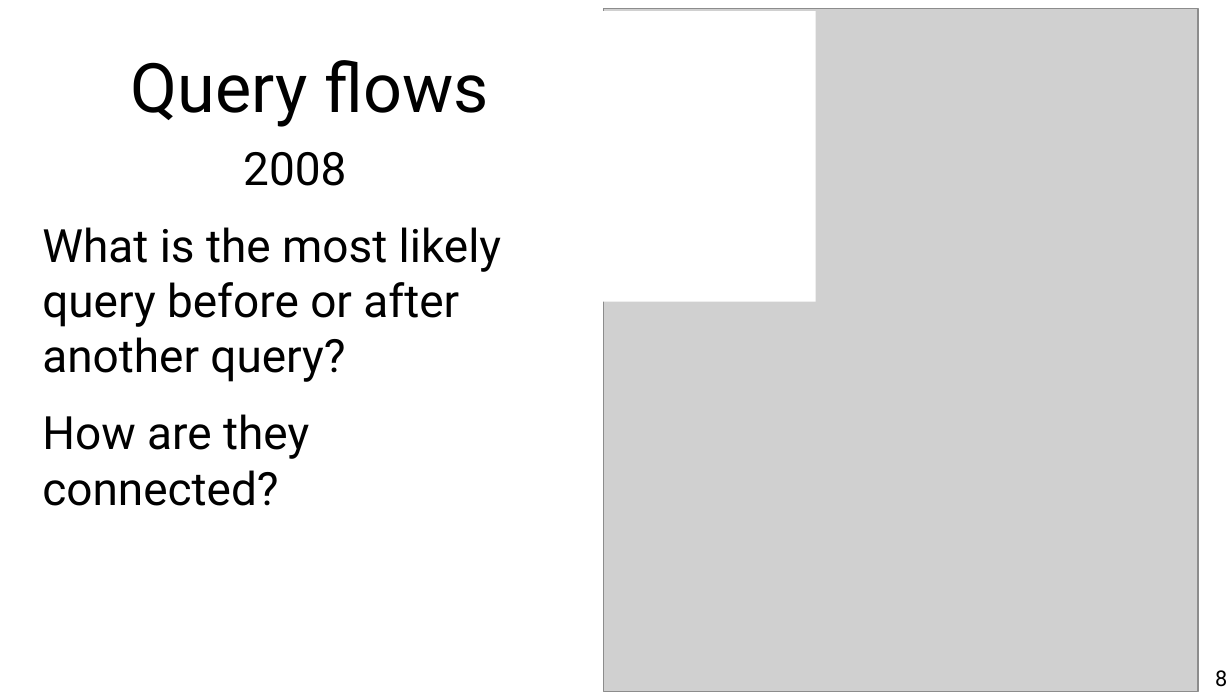
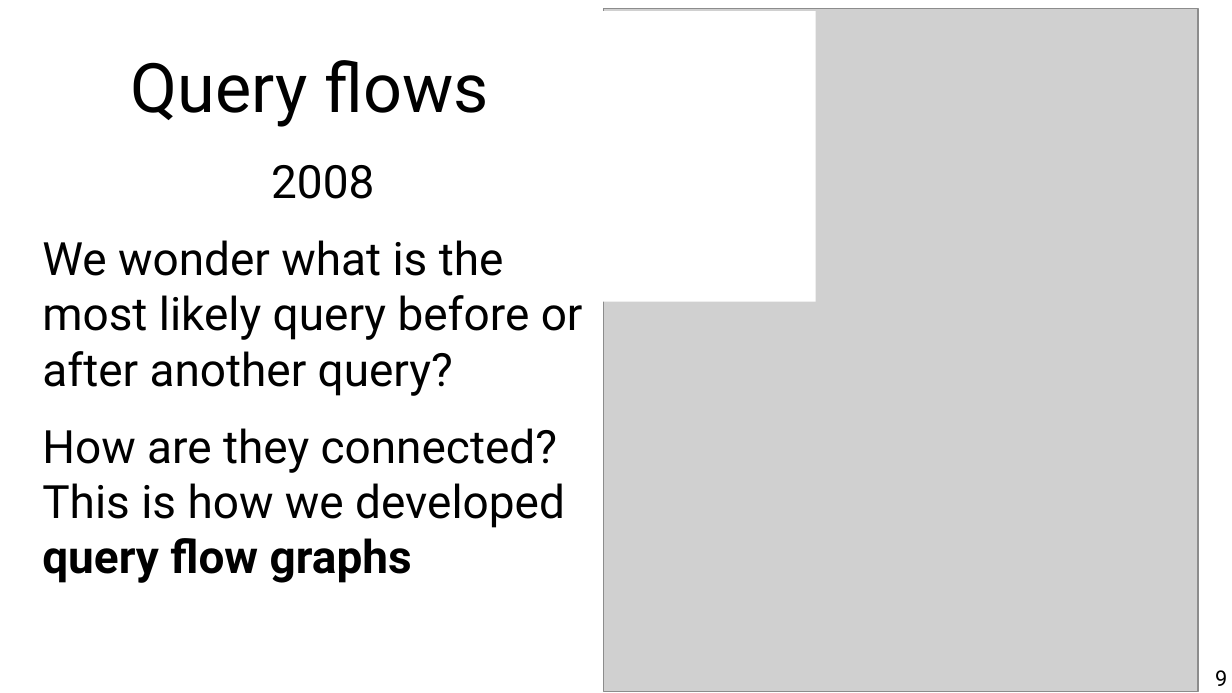
Before and after one commit to chatox/networks-science-course, a slide deck: slide 9 of theory/odp/tt01_personal_introduction.odp (slide 8 before the commit). Drawn at 1232x693 pixels with LibreOffice and Linux fonts; fonts in the diff are those of the drawing; grey boxes stand for pictures. Boxes give left, top, right and bottom in pixels: in the first picture for what was removed or moved away, otherwise in the second. Text is boxed around its words. In the diff, an @@ line names an element or a change of style, - is before the commit and + after.

```diff
--- a/theory/odp/tt01_personal_introduction.odp
+++ b/theory/odp/tt01_personal_introduction.odp
@@ text "2008": place and size @@
-text "2008" at <box>42,152,501,506</box>
+text "2008" at <box>42,165,583,583</box>
@@ text at <box>42,240,583,583</box>: text changed @@
-What is the most likely query before or after another query?
-How are they connected?
+We wonder what is the most likely query before or after another query?
+How are they connected? This is how we developed query flow graphs
@@ page number at <box>1215,670,1227,686</box>: text changed @@
-8
+9
```
Also in this commit, not shown: 2 other slides changed, 1 slide added, 6 other files.
